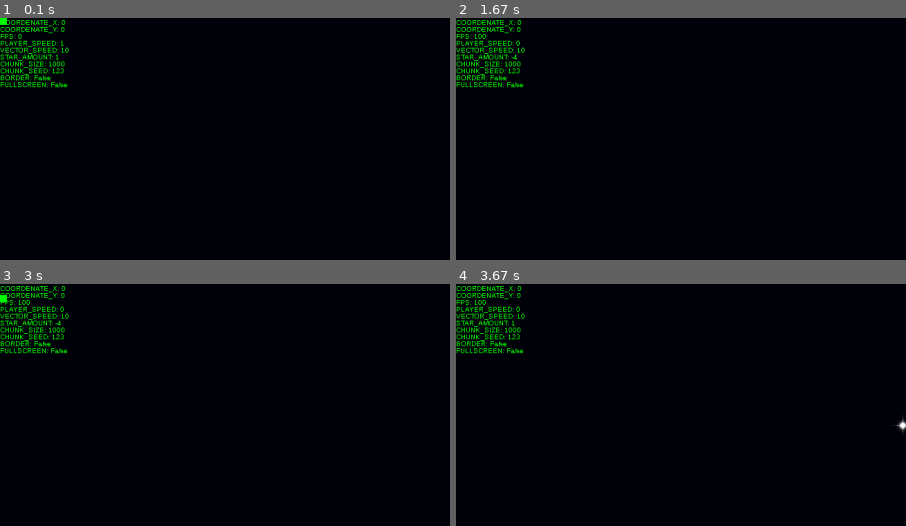
Above: before the commit, frames 1-4 (two rows, left to right).
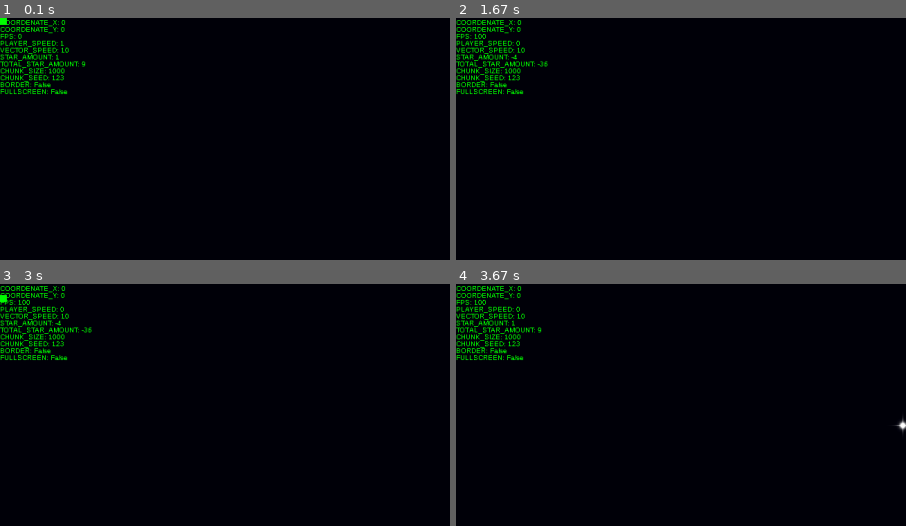
Above: after the commit, the same moments.

Repository: zzRafael/Procedural-tests
Game: pygame game, started from pygame_test/dcs.py
Two runs of this game, one before a commit and one after it. Both use one fixed random seed, a clock stepped at 60 frames per second and the inputs below.
Inputs:
- Up to frame 1 (0.1 s): no input
- Up to frame 2 (1.67 s): hold Right 0.33-0.8 s; hold Up 0.83-1.13 s; hold W 0.83-1.13 s; tap E at 0.98 s; hold Right 1.17-1.63 s; hold D 1.17-1.63 s; tap 2 at 1.32 s
- Up to frame 3 (3 s): hold Left 1.67-2.2 s; hold A 1.67-2.2 s; tap 1 at 1.82 s; hold Down 2.23-2.53 s; hold S 2.23-2.53 s; tap E at 2.38 s; hold Left 2.57-2.97 s; hold A 2.57-2.97 s; tap 2 at 2.72 s
- Up to frame 4 (3.67 s): hold Up 3-3.37 s; hold W 3-3.37 s; tap 1 at 3.15 s; hold Right from 3.4 s (still down); hold D from 3.4 s (still down); tap E at 3.55 s
The pictures show only the part of the screen within x 0-50%, y 0-50%; the shares and areas given below are measured in that part.

The runs differ from the first frame. In frame 1, 1.1% of the frame differs, in the area x 0-20%, y 17-32%; in frame 2, 1.1%, in the area x 0-21%, y 17-32%; in frame 3, 1.1%; in frame 4, 1.1%.

Commit message:
Update dcs.py

Diff:
--- a/pygame_test/dcs.py
+++ b/pygame_test/dcs.py
@@ -213,6 +213,7 @@
             f'PLAYER_SPEED: {player1.speed}',
             f'VECTOR_SPEED: {vector.speed}',
             f'STAR_AMOUNT: {current_chunk.star_amount}',
+            f'TOTAL_STAR_AMOUNT: {current_chunk.star_amount * 9}',
             f'CHUNK_SIZE: {current_chunk.chunk_pixel_size}',
             f'CHUNK_SEED: {current_chunk.seed}',
             f'BORDER: {border}',
